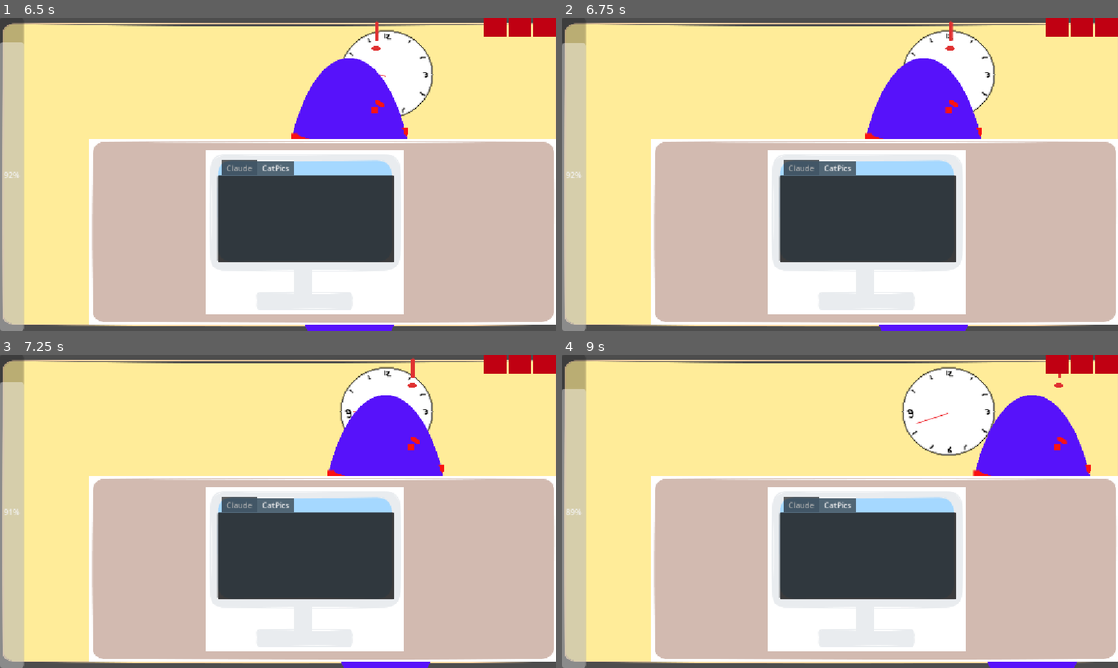
Above: before the commit, frames 1-4 (two rows, left to right).
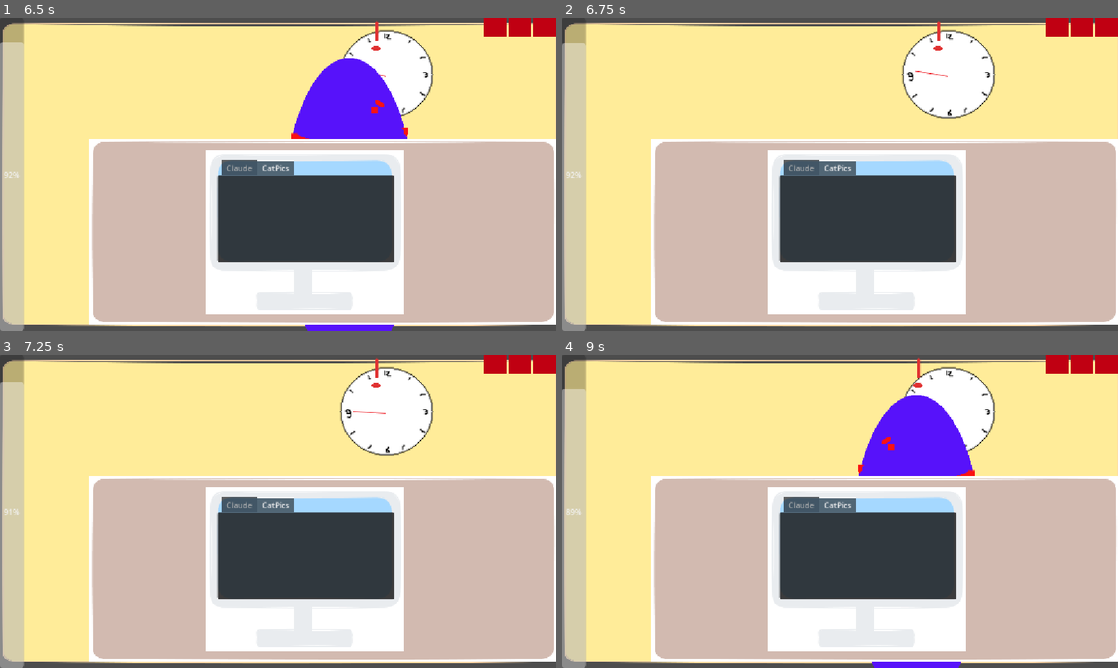
Above: after the commit, the same moments.

Repository: natleahh/gmtk-jam-2026
Game: Godot game, scene res://prototypes/ADHDHell/main.tscn
The game is run twice, just before and just after one commit, with the same random seed, the same clock (stepped at 60 frames per second) and the same inputs. The project has no main scene, so this scene is started directly.
Inputs (mouse positions are in pixels of both pictures, inside the frame that each line leads up to):
- Up to frame 1 (6.5 s): move the mouse to (400, 158) at 0.52 s; move the mouse to (166, 190) at 1.27 s; move the mouse to (333, 105) at 2.02 s; move the mouse to (250, 237) at 2.77 s; move the mouse to (444, 221) at 3.52 s; move the mouse to (111, 127) at 4.27 s; move the mouse to (305, 174) at 5.02 s; move the mouse to (194, 96) at 5.77 s
- Up to frame 2 (6.75 s): move the mouse to (962, 158) at 6.52 s
- Up to frame 3 (7.25 s): no input
- Up to frame 4 (9 s): move the mouse to (728, 527) at 7.27 s; move the mouse to (895, 442) at 8.02 s; move the mouse to (812, 574) at 8.77 s

Frame 1 is identical in both runs. In frame 2, 4.3% of the frame differs, in the area x 54-76%, y 0-100%; in frame 3, 4.3%; in frame 4, 8.5%, in the area x 53-96%, y 0-100%.
Error before the commit: Cannot call method 'start' on a null value. (res://prototypes/ADHDHell/boss.gd:57)

Commit message:
Fix boss animation playing
Co-authored-by: Lily <1368025+Lily418@users.noreply.github.com>

Diff:
--- a/prototypes/ADHDHell/boss.gd
+++ b/prototypes/ADHDHell/boss.gd
@@ -21,7 +21,7 @@
 func _process(delta: float) -> void:
 	match current_state:
 		BossState.PATROL:
-			boss_patrolling_sprite.animation = "patrol"
+			switch_animation("patrol")
 			# Progressing Logic
 			var next_position: float = patrol_follow.progress_ratio + velocity
 			if next_position < 0 or next_position > 1:
@@ -33,14 +33,17 @@
 			boss_patrolling_sprite.flip_h = velocity > 0
 		BossState.SUS:
 			velocity = 0
-			boss_patrolling_sprite.animation = "sus"
+			switch_animation("sus")
 		BossState.CHECKING:
 			# TODO: Check if player is behaving
-			pass
+			if randi() % 2 == 0:
+				current_state = BossState.PISSED
+			else:
+				current_state = BossState.SATISFIED
 		BossState.PISSED:
-			boss_patrolling_sprite.animation = "pissed"
+			switch_animation("pissed")
 		BossState.SATISFIED:
-			boss_patrolling_sprite.animation = "satisfied"
+			switch_animation("satisfied")
 
 func _on_timer_timeout() -> void:
 	current_state = BossState.SUS
@@ -55,3 +58,7 @@
 
 func set_random_wait_time() -> void:
 	patrol_timer.start(randfn(5, 2) + 0.5)
+
+func switch_animation(animation_name: String) -> void:
+	if boss_patrolling_sprite.animation != animation_name:
+		boss_patrolling_sprite.play(animation_name)
--- a/prototypes/ADHDHell/boss/boss.tscn
+++ b/prototypes/ADHDHell/boss/boss.tscn
@@ -17,9 +17,9 @@
 "duration": 1.0,
 "texture": ExtResource("3_oftmp")
 }],
-"loop": 1,
+"loop": 0,
 "name": &"patrol",
-"speed": 5.0
+"speed": 1.0
 }, {
 "frames": [{
 "duration": 1.0,
@@ -33,24 +33,25 @@
 "duration": 1.0,
 "texture": ExtResource("2_3wusa")
 }],
-"loop": 1,
+"loop": 0,
 "name": &"satisfied",
-"speed": 5.0
+"speed": 1.0
 }, {
 "frames": [{
 "duration": 1.0,
 "texture": ExtResource("2_oftmp")
 }],
-"loop": 1,
+"loop": 0,
 "name": &"sus",
-"speed": 5.0
+"speed": 1.0
 }]
 
-[node name="Boss" type="Node2D" unique_id=856368287 node_paths=PackedStringArray("patrol_follow", "boss_patrolling_sprite")]
+[node name="Boss" type="Node2D" unique_id=856368287 node_paths=PackedStringArray("patrol_follow", "boss_patrolling_sprite", "patrol_timer")]
 script = ExtResource("1_6n03a")
 initial_velocity = 0.10000000000000007
 patrol_follow = NodePath("PatrolPath/PatrolFollow")
 boss_patrolling_sprite = NodePath("PatrolPath/PatrolFollow/BossPatrollingSprite")
+patrol_timer = NodePath("PatrolTimer")
 
 [node name="PatrolPath" type="Path2D" parent="." unique_id=1519328243]
 curve = SubResource("Curve2D_w2pej")
@@ -60,7 +61,7 @@
 
 [node name="BossPatrollingSprite" type="AnimatedSprite2D" parent="PatrolPath/PatrolFollow" unique_id=402737677]
 sprite_frames = SubResource("SpriteFrames_15pk6")
-animation = &"satisfied"
+animation = &"sus"
 
 [node name="BossAlert" type="Sprite2D" parent="PatrolPath/PatrolFollow/BossPatrollingSprite" unique_id=487997414]
 position = Vector2(29, -362)
